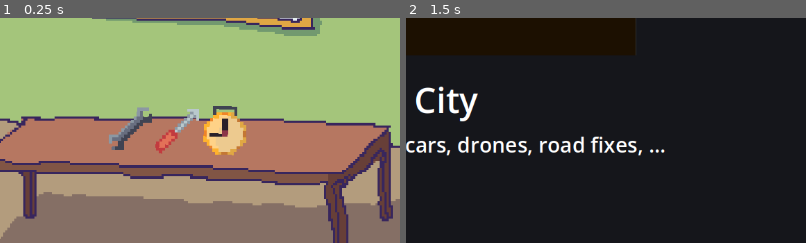
Above: before the commit, frames 1-2 (left to right).
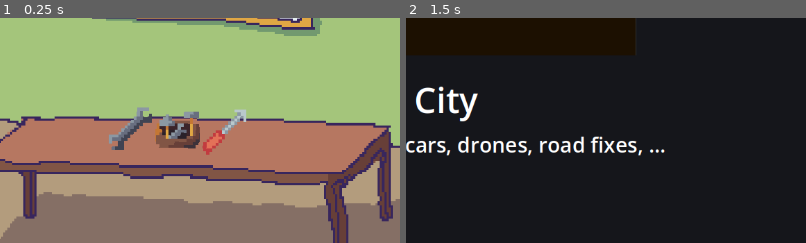
Above: after the commit, the same moments.

Repository: kir-55/Unstable
Game: Godot game, scene res://Scenes/Locations/home.tscn
Two runs of this game, one before a commit and one after it. Both use one fixed random seed, a clock stepped at 60 frames per second and the inputs below. This scene is started directly instead of the project's main scene.
Inputs (mouse positions are % of the whole screen's width and height, from its top left):
- Up to frame 1 (0.25 s): no input
- Up to frame 2 (1.5 s): drag from (62, 67) to (60, 28) at 0.52 s; tap Enter at 1.25 s; drag from (30, 55) to (45, 70) at 1.27 s
The pictures show only the part of the screen within x 46-96%, y 42-92%; the shares and areas given below are measured in that part.

The runs differ from the first frame. In frame 1, 3.5% of the frame differs, in the area x 38-62%, y 39-61%; in frame 2, nothing differs.

Commit message:
New home script now controls winning and amulets generation (still no win menu :()

Diff:
--- a/Scenes/Locations/home.tscn
+++ b/Scenes/Locations/home.tscn
@@ -2,10 +2,10 @@
 
 [ext_resource type="Texture2D" uid="uid://dr46dnkcbkqui" path="res://Textures/Baners/Home/unstable_home4.png" id="1_1s6hv"]
 [ext_resource type="Texture2D" uid="uid://dfwhenvxmjuvc" path="res://Textures/Baners/Home/unstable_home3.png" id="2_5fefa"]
+[ext_resource type="PackedScene" uid="uid://j2nldvt0tvg5" path="res://Scenes/Menus/progress_menu.tscn" id="2_ucxui"]
 [ext_resource type="Texture2D" uid="uid://cgs0nsb18ahpp" path="res://Textures/Baners/Home/unstable_home2.png" id="3_dv88k"]
 [ext_resource type="Texture2D" uid="uid://cehxuhsv2bhp8" path="res://Textures/Baners/Home/unstable_home.png" id="4_swkg2"]
-[ext_resource type="Script" path="res://Scripts/epoch_displayer.gd" id="5_b7opy"]
-[ext_resource type="Script" path="res://Scripts/Amulets/spawn_amulets.gd" id="5_i6kwn"]
+[ext_resource type="Script" path="res://Scripts/Amulets/home.gd" id="5_i6kwn"]
 [ext_resource type="PackedScene" uid="uid://b4gt65xd5xb3n" path="res://Scenes/Menus/amulet_icon_template.tscn" id="6_58chv"]
 
 [sub_resource type="SpriteFrames" id="SpriteFrames_fxmdu"]
@@ -53,7 +53,15 @@
 [sub_resource type="LabelSettings" id="LabelSettings_1lncj"]
 font_size = 24
 
-[node name="Transition" type="Node2D"]
+[node name="Home" type="Node2D" node_paths=PackedStringArray("label_container", "displayed_amulets_container", "canvas_layer", "panel", "texture_rect")]
+script = ExtResource("5_i6kwn")
+label_container = NodePath("CanvasLayer/ColorRect")
+displayed_amulets_container = NodePath("CanvasLayer/HBoxContainer")
+canvas_layer = NodePath("CanvasLayer")
+panel = NodePath("CanvasLayer/Panel")
+texture_rect = NodePath("CanvasLayer/Panel/TextureRect")
+win_menu_scene = ExtResource("2_ucxui")
+amulet_prefab = ExtResource("6_58chv")
 
 [node name="CanvasLayer" type="CanvasLayer" parent="."]
 follow_viewport_enabled = true
@@ -65,14 +73,12 @@
 autoplay = "default"
 frame_progress = 0.619749
 
-[node name="Panel" type="Panel" parent="CanvasLayer" node_paths=PackedStringArray("texture_rect")]
+[node name="Panel" type="Panel" parent="CanvasLayer"]
 offset_left = 72.0
 offset_top = 32.0
 offset_right = 328.0
 offset_bottom = 167.0
 theme_override_styles/panel = SubResource("StyleBoxFlat_tjjjx")
-script = ExtResource("5_b7opy")
-texture_rect = NodePath("TextureRect")
 
 [node name="Label2" type="Label" parent="CanvasLayer/Panel"]
 layout_mode = 1
@@ -112,7 +118,7 @@
 label_settings = SubResource("LabelSettings_kaiwq")
 horizontal_alignment = 1
 
-[node name="HBoxContainer" type="HBoxContainer" parent="CanvasLayer" node_paths=PackedStringArray("label")]
+[node name="HBoxContainer" type="HBoxContainer" parent="CanvasLayer"]
 custom_minimum_size = Vector2(500, 70)
 offset_left = 538.0
 offset_top = 393.0
@@ -121,9 +127,6 @@
 rotation = 0.0198443
 size_flags_vertical = 3
 alignment = 1
-script = ExtResource("5_i6kwn")
-label = NodePath("../ColorRect/Label")
-amulet_prefab = ExtResource("6_58chv")
 
 [node name="ColorRect" type="ColorRect" parent="CanvasLayer"]
 anchors_preset = 15
--- a/Scripts/Amulets/spawn_amulets.gd
+++ b/Scripts/Amulets/home.gd
@@ -1,14 +1,17 @@
-extends HBoxContainer
+extends Node2D
 
 
-
-@export var label: Label
+@export var label_container : ColorRect
+@export var displayed_amulets_container : HBoxContainer
+@export var canvas_layer : CanvasLayer
+@export var panel : Panel
+@export var texture_rect: TextureRect
+@export var win_menu_scene : PackedScene
 
 var amulets_chosen: Array[int]
 
 var amount_of_items_to_take: int = GlobalVariables.player_amulets.count(1) + 1
 var win_type := "none"
-var win_after_next_epoch := true
 
 
 
@@ -18,7 +21,15 @@
 @export var amulets_displayed: Array[int]
 
 func _ready():
-	label.text = "You have a few seconds to grab " + str(amount_of_items_to_take) + " item" + ("s." if amount_of_items_to_take > 1  else ".")
+
+	if GlobalVariables.win_after_next_epoch:
+		win()
+		return
+
+	if GlobalVariables.player_amulets.has(6):
+		texture_rect.texture = GlobalVariables.epochs[GlobalVariables.next_epoch].baner
+
+	label_container.get_child(0).text = "You have a few seconds to grab " + str(amount_of_items_to_take) + " item" + ("s." if amount_of_items_to_take > 1  else ".")
 	var multiplied_amulets_list : Array[Amulet]
 	for i in GlobalVariables.amulets:
 		for j in range(i.chance_multiplier):
@@ -37,6 +48,12 @@
 
 		amulets_displayed.append(random_amulet.id)
 		spawn_amulet(random_amulet)
+
+func win():
+	GlobalVariables.win_after_next_epoch = false
+	panel.queue_free()
+	label_container.queue_free()
+	canvas_layer.add_child(win_menu_scene.instantiate())
 
 func are_amulets_compatible(amulet1_id : int, amulet2_id : int):
 	if GlobalVariables.amulets[amulet1_id].incompatible_amulets.has(amulet2_id) or GlobalVariables.amulets[amulet2_id].incompatible_amulets.has(amulet1_id):
@@ -75,7 +92,7 @@
 	amulet_representation.texture = amulet.texture
 	amulet_representation.tooltip_text = amulet.name.to_upper() + "\n" +  amulet.description
 	amulet_representation.gui_input.connect(chosed_amulet.bind([amulet.id, amulet_representation]))
-	add_child(amulet_representation)
+	displayed_amulets_container.add_child(amulet_representation)
 
 func chosed_amulet(event: InputEvent, amulet):
 	if event is InputEventMouseButton and event.pressed:
@@ -104,10 +121,11 @@
 			if win_type != "none":
 				if amount_of_items_to_take > amulets_chosen.size():
 					amulet[1].queue_free()
-					get_tree().change_scene_to_packed(GlobalVariables.win_scene)
+					win()
+					return
 				else:
-					win_after_next_epoch = true
-		label.text = "You have a few seconds to grab " + str(amount_of_items_to_take-amulets_chosen.size()) + " item" + ("s." if amount_of_items_to_take-amulets_chosen.size() > 1  else ".")
+					GlobalVariables.win_after_next_epoch = true
+		label_container.get_child(0).text = "You have a few seconds to grab " + str(amount_of_items_to_take-amulets_chosen.size()) + " item" + ("s." if amount_of_items_to_take-amulets_chosen.size() > 1  else ".")
 
 		amulet[1].queue_free()
 
--- a/Scripts/epoch_displayer.gd
+++ /dev/null
@@ -1,7 +0,0 @@
-extends Panel
-
-@export var texture_rect: TextureRect
-
-func _ready():
-	if GlobalVariables.player_amulets.has(6):
-		texture_rect.texture = GlobalVariables.epochs[GlobalVariables.next_epoch].baner
--- a/Scripts/go_to_transition.gd
+++ b/Scripts/go_to_transition.gd
@@ -8,11 +8,6 @@
 	if GlobalVariables.game_is_on:
 		GlobalVariables.last_score = GlobalVariables.last_score + int(player.global_position.x) / GlobalVariables.score_divider
 		GlobalVariables.last_epoch = current_world
-
-		if GlobalVariables.win_after_next_epoch:
-			GlobalVariables.win_after_next_epoch = false
-			get_tree().change_scene_to_packed(GlobalVariables.win_scene)
-			return
 
 		if GlobalVariables.player_amulets.has(5):
 			GlobalVariables.player_amulets.remove_at(GlobalVariables.player_amulets.find(5))
